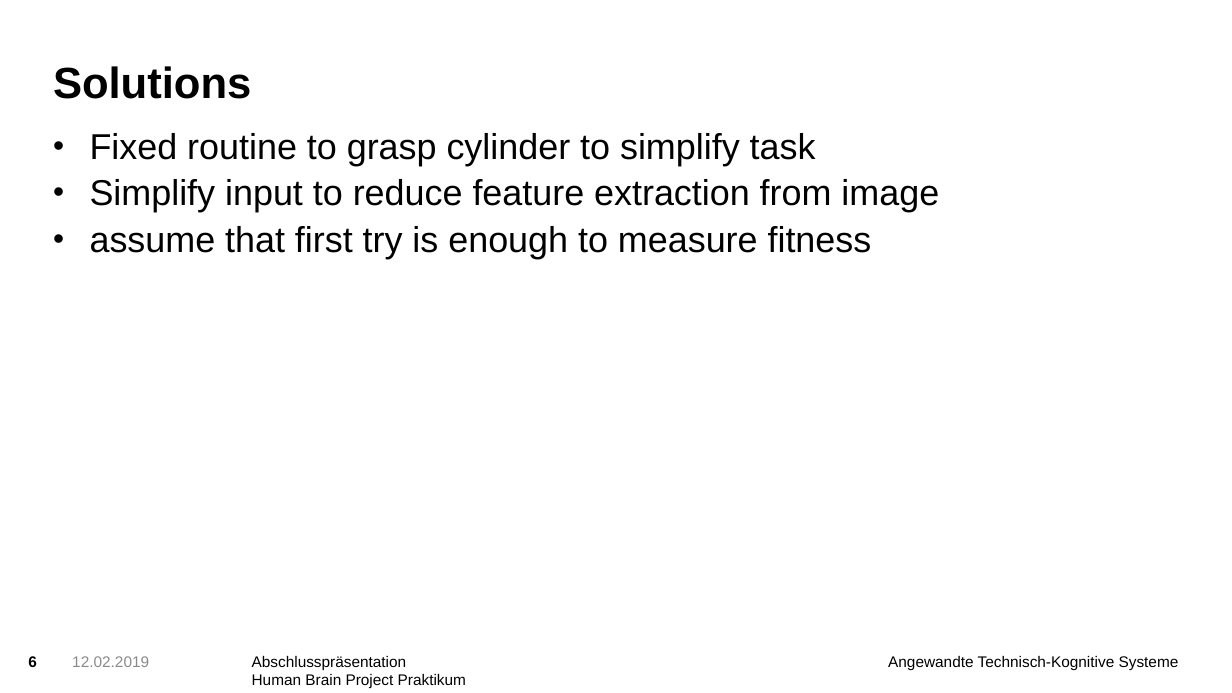
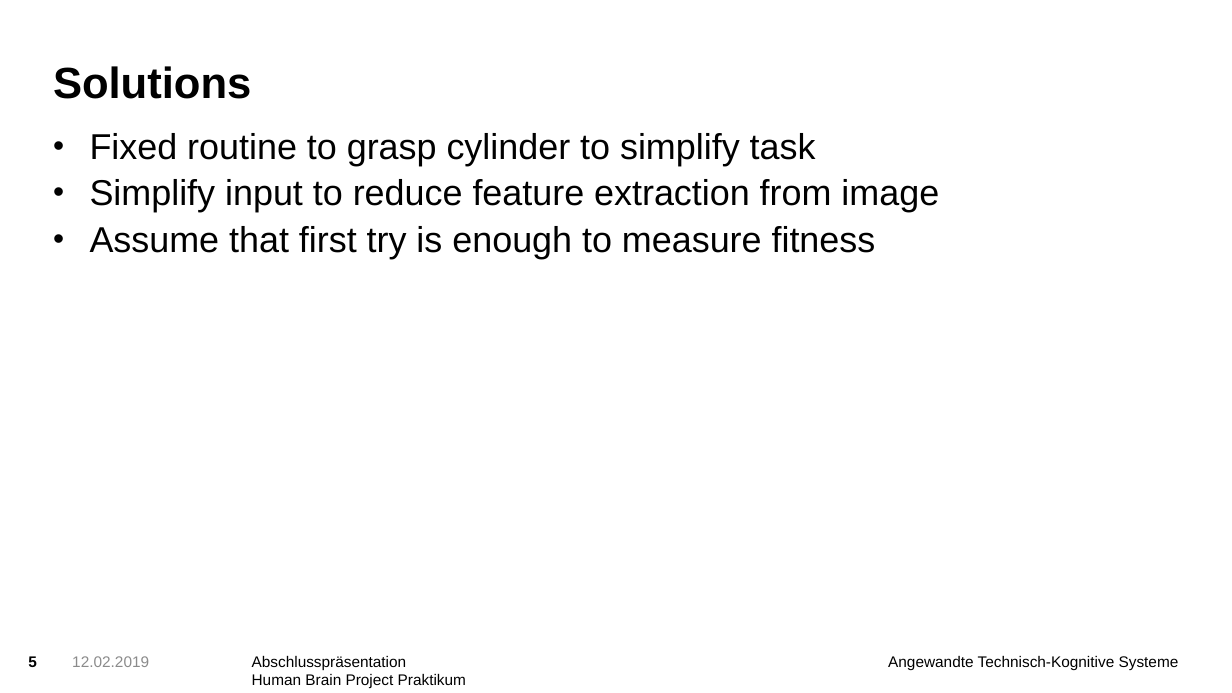
Before and after one commit to KuehlschrankDino/hbpprak_2018_throwing, a slide deck: slide 5 of Gruppe4_Abschlusspraesentation.pptx (slide 6 before the commit). Drawn at 1232x693 pixels with LibreOffice and Linux fonts; fonts in the diff are those of the drawing; background and template pictures are left out. Boxes give left, top, right and bottom in pixels: in the first picture for what was removed or moved away, otherwise in the second. Text is boxed around its words. In the diff, an @@ line names an element or a change of style, - is before the commit and + after.

```diff
--- a/Gruppe4_Abschlusspraesentation.pptx
+++ b/Gruppe4_Abschlusspraesentation.pptx
@@ text at bbox=[90, 226, 876, 259]: text changed @@
-• assume that first try is enough to measure fitness
+• Assume that first try is enough to measure fitness
```
Also in this commit, not shown: 4 other slides changed, 1 slide added, 1 slide removed, 7 other files.
